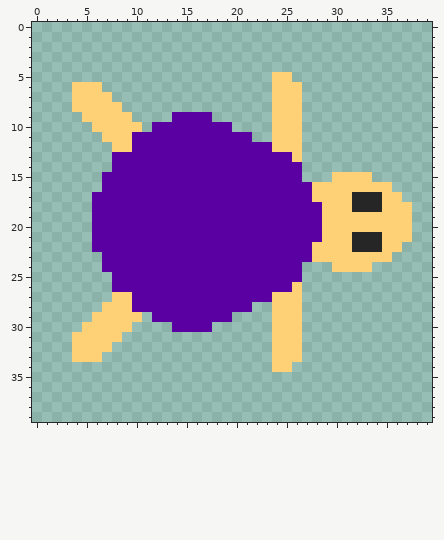
File history of a pixel-art sprite, src/sample/img/right.png. Above is the file before it was changed.
The file is 40x40 pixels. Colours within 5 levels of each other are drawn and written as one.
Once edited:
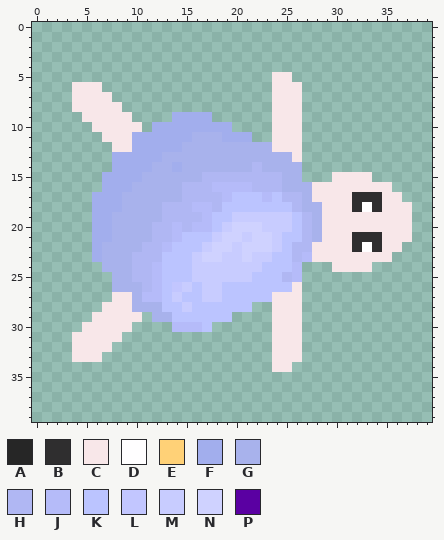
Palette (. is transparent): A #262626  B #2f2e2f  C #f8e7e9  D #fffeff  E #ffd177  F #a2aeed  G #a8b2ec  H #b0b7f3  J #b5bbf9  K #bbc4ff  L #c2c6ff  M #c8ccff  N #cfd2ff  P #5a00a2
Difference:
Changed rows in their new state; - is an unchanged pixel.
first column x 4:
 5 --------------------CC------------
 6 CCC-----------------CCC-----------
 7 CCCC----------------CCC-----------
 8 CCCCC---------------CCC-----------
 9 -CCCCC----FFFF------CCC-----------
10 --CCCCC-FFFFFFFF----CCC-----------
11 ---CCCFFFFFFGGGFFF--CCC-----------
12 ----CCFFFFFGGGGGGGGGCCC-----------
13 ----FFFFFGGGGGGGGGGGGGC-----------
14 ----FFFFGGFGGGGGGGHGGGG-----------
15 ---FFFFGGGGGGHHHHHHHHGG---CCCC----
16 ---FFFGGGGGHHHJJJJHHHGGGCCCCCCCC--
17 --FFFGGGGGGHHHHJKKKJKHHGCCCCBBBCC-
18 --FFFGGGGHHHJJHKKKKKKKHGGCCCBDBCCC
19 --FFGGGGGHHHHJKKMMMMMMKHGCCCCCCCCC
20 --FFGGGGHHJHJJKMNNNMMMKHGCCCCCCCCC
21 --FFGGGGHHJKKKMNNMNNMKKHGCCCBBBCCC
22 --FGGGGHHJKKKMNNMNNNMKHHCCCCBDBCC-
23 --FGGGHHHKKKMNNMMNMMKKHJCCCCCCCC--
24 ---GGGHHJKKKMMMMMMMKKKJ---CCCC----
25 ----GGHHJKKKMMMMMMKKKHJ-----------
26 ----GGGHJKLMKMMKKKKKKKC-----------
27 ----CCGJJKMKKMMKKKKKCCC-----------
28 ---CCCGGGKKMKKKKKK--CCC-----------
29 --CCCCC-GGKKKKKK----CCC-----------
30 -CCCCC----JJJK------CCC-----------
31 CCCCC---------------CCC-----------
32 CCCC----------------CCC-----------
33 CCC-----------------CCC-----------
34 --------------------CC------------
Pixel boxes of the changes (left, top, right, bottom) in both pictures:
changed: (72, 72, 412, 372)
